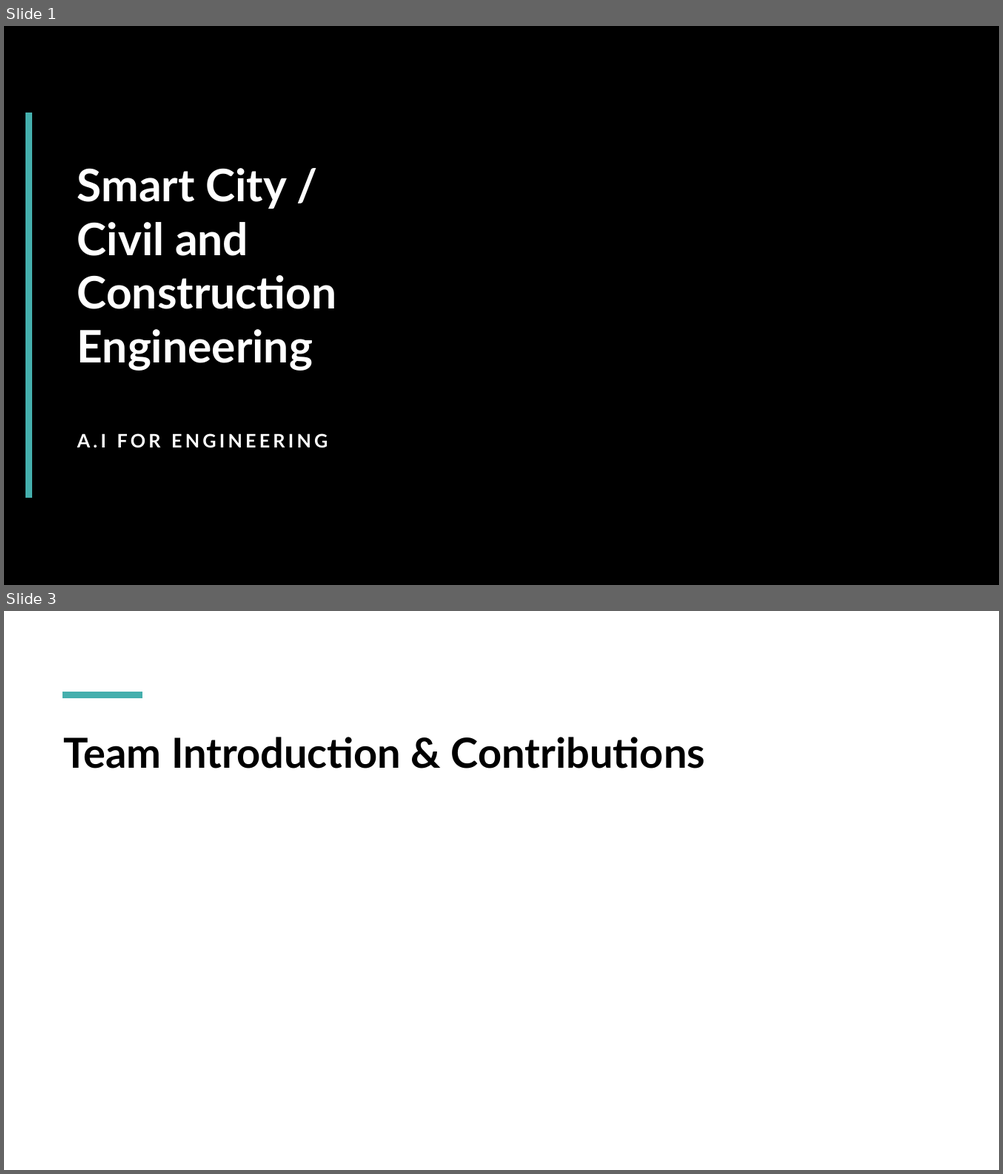
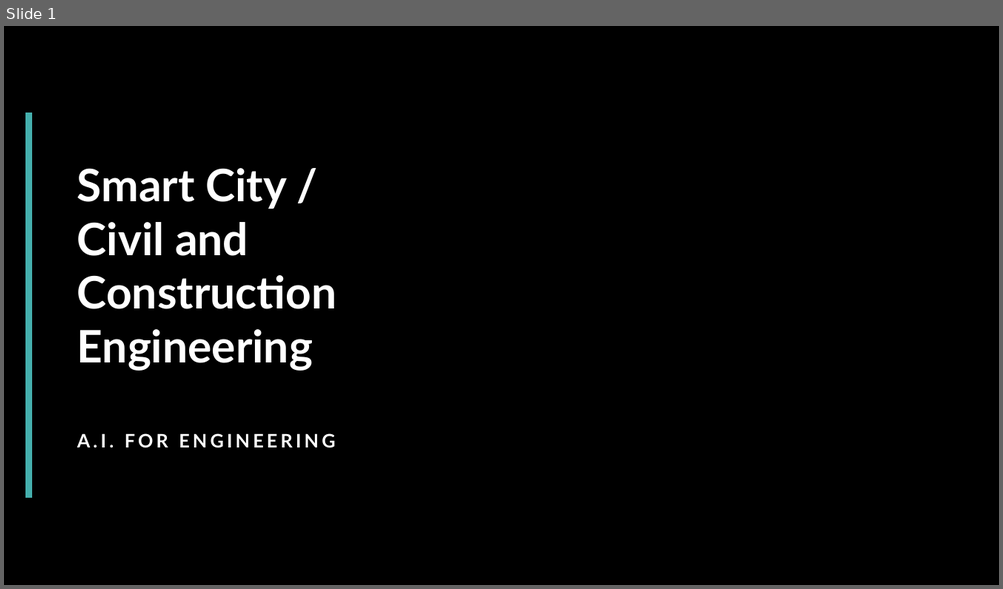
Before and after one commit to kinqsradio/COS40007-Artificial-Intelligence-for-Engineering, a slide deck: group_assignment/presentation/presentation.pptx. Shown one above the other, each under a label of ours: slides 1 and 3 before the commit, slide 1 after it; the slides between them are not shown. The pictures are 1003x1174 and 1003x589 pixels, drawn with LibreOffice and Linux fonts; fonts in the diff are those of the drawing; background and template pictures are left out. Boxes give left, top, right and bottom in pixels: in the first picture for what was removed or moved away, otherwise in the second. Text is boxed around its words. In the diff, an @@ line names an element or a change of style, - is before the commit and + after.

```diff
--- a/group_assignment/presentation/presentation.pptx
+++ b/group_assignment/presentation/presentation.pptx
@@ slide 3 removed at (4,611,999,1170), background #FFFFFF @@
@@ line removed from (62, 695) to (142, 695) @@
@@ title removed at (64,737,705,769) @@
-Team Introduction & Contributions
@@ slide 1 changed as well @@
@@ subtitle at (77,434,335,449): text changed @@
-A.I FOR ENGINEERING
+A.I. FOR ENGINEERING
```
Also in this commit, not shown: 1 other slide changed, 5 slides added, 3 other slides removed.
